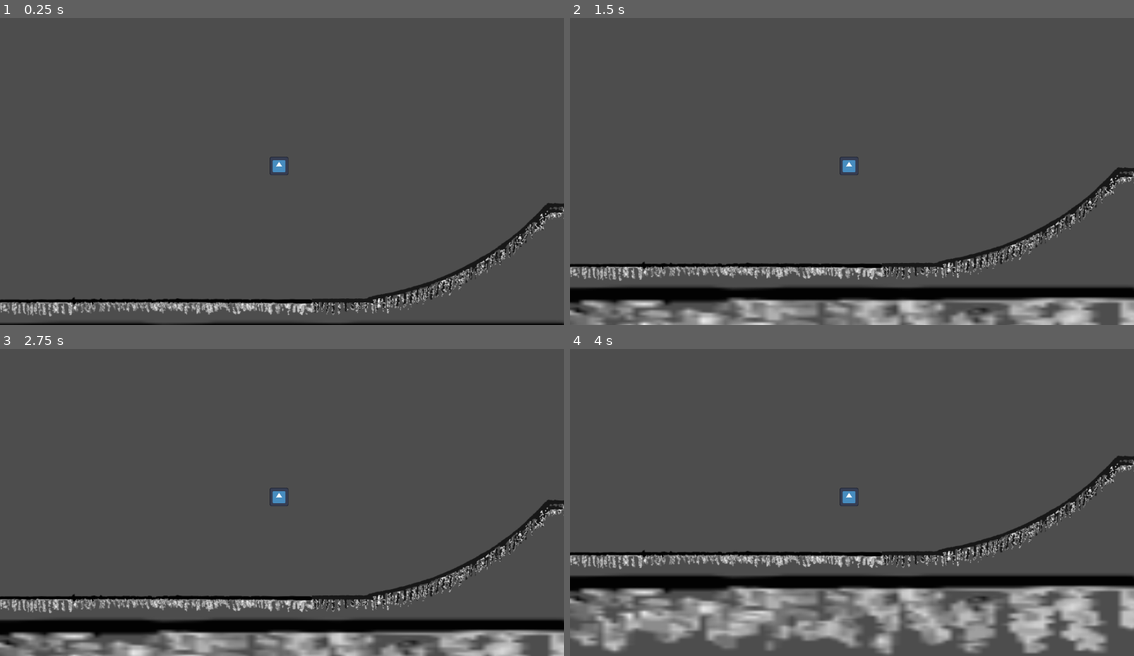
Above: before the commit, frames 1-4 (two rows, left to right).
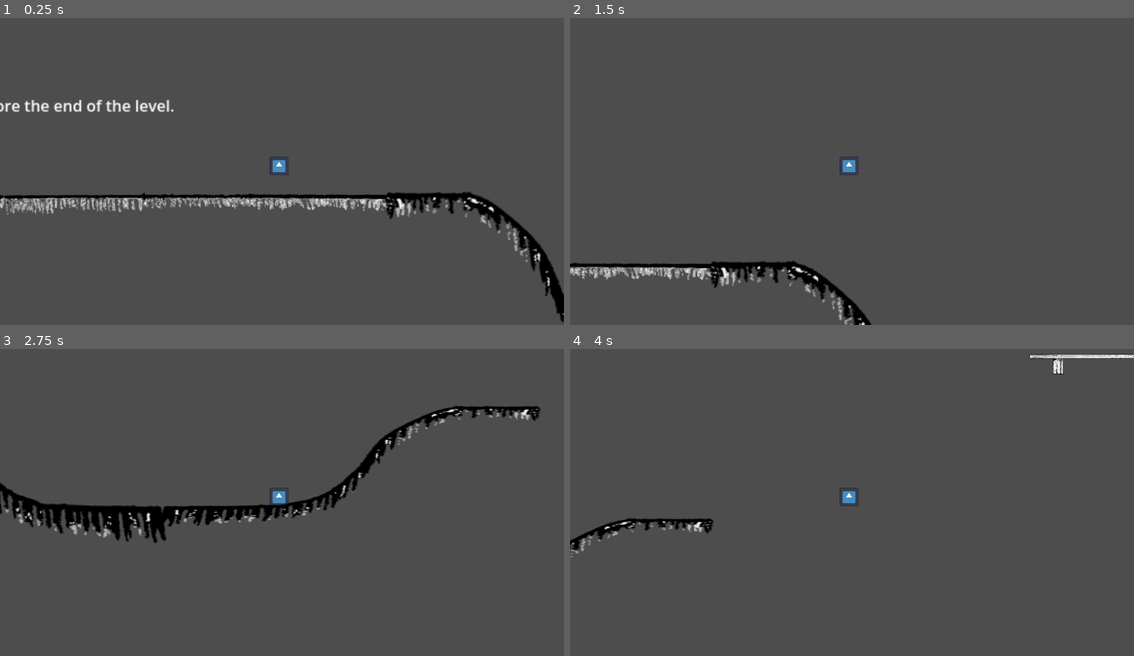
Above: after the commit, the same moments.

Repository: MythicFusion/Skateboard_Grandpa
Game: Godot game, scene res://Overworld/overworld.tscn
The game is run twice, just before and just after one commit, with the same random seed, the same clock (stepped at 60 frames per second) and the same inputs. The engine's default icon, where the game draws it, is replaced by a stand-in: a white triangle on a blue panel in a dark square.
Inputs:
- Up to frame 1 (0.25 s): no input
- Up to frame 2 (1.5 s): tap X (trick) at 0.5, 0.8, 1.25, 1.35 s; tap Z (boost) at 0.6 s; tap Space (jump) at 0.77, 1.07 s
- Up to frame 3 (2.75 s): tap Space (jump) at 1.52, 1.55, 1.82, 2.1 s; tap X (trick) at 2 s; tap Z (boost) at 2.3 s
- Up to frame 4 (4 s): tap X (trick) at 2.75, 3.05, 3.5, 3.6 s; tap Z (boost) at 2.85 s; tap Space (jump) at 3.02, 3.32, 3.77, 3.8 s

The runs differ from the first frame. In frame 1, 8.9% of the frame differs, in the area x 0-100%, y 26-100%; in frame 2, 13%; in frame 3, 17%; in frame 4, 22%, in the area x 0-100%, y 1-100%.

Commit message:
Added rolling and rail grind sfx. Started on tutorial (and probably only) level design

Diff:
--- a/Level_Design_Objects/Scenes/fourth_pipe.tscn
+++ b/Level_Design_Objects/Scenes/fourth_pipe.tscn
@@ -1,7 +1,8 @@
 [gd_scene format=3 uid="uid://bffrfxu130d8i"]
 
 [ext_resource type="Script" uid="uid://bvnkep7w8wwjd" path="res://Level_Design_Objects/Scripts/fourth_pipe.gd" id="1_1bnas"]
-[ext_resource type="Texture2D" uid="uid://das3mw1slhaxp" path="res://Assets/A_Environment_Album/E_Fourthpipe.png" id="2_8qyyh"]
+[ext_resource type="Texture2D" uid="uid://das3mw1slhaxp" path="res://Art_Assets/A_Environment_Album/E_Fourthpipe.png" id="2_8qyyh"]
+[ext_resource type="PackedScene" uid="uid://dse8tsnr01rf3" path="res://Level_Design_Objects/Scenes/ramp_jump.tscn" id="3_8qyyh"]
 
 [node name="Fourth_Pipe" type="StaticBody2D" unique_id=833572789]
 script = ExtResource("1_1bnas")
@@ -11,3 +12,9 @@
 
 [node name="CollisionPolygon2D" type="CollisionPolygon2D" parent="." unique_id=1561660241]
 polygon = PackedVector2Array(-310, 84, -192, 84, -107, 65, -28, 40, 66, -5, 149, -62, 221, -131, 306, -131, 306, 106, -310, 106)
+
+[node name="Ramp_Jump" parent="." unique_id=611429648 instance=ExtResource("3_8qyyh")]
+position = Vector2(144, -74)
+rotation = -0.78273314
+scale = Vector2(2, 2)
+jump_boost = -200.0
--- a/Level_Design_Objects/Scenes/half_pipe.tscn
+++ b/Level_Design_Objects/Scenes/half_pipe.tscn
@@ -1,7 +1,7 @@
 [gd_scene format=3 uid="uid://cd16607u4oejx"]
 
 [ext_resource type="Script" uid="uid://1hbpo2dboaph" path="res://Level_Design_Objects/Scripts/half_pipe.gd" id="1_wetbp"]
-[ext_resource type="Texture2D" uid="uid://sr1jkggwvyjk" path="res://Assets/A_Environment_Album/E_Halfpipe.png" id="1_x5u00"]
+[ext_resource type="Texture2D" uid="uid://sr1jkggwvyjk" path="res://Art_Assets/A_Environment_Album/E_Halfpipe.png" id="1_x5u00"]
 
 [sub_resource type="PhysicsMaterial" id="PhysicsMaterial_wetbp"]
 
--- a/Level_Design_Objects/Scenes/ramp_jump.tscn
+++ b/Level_Design_Objects/Scenes/ramp_jump.tscn
@@ -12,19 +12,16 @@
 
 [node name="Ramp_Jump" type="Node2D" unique_id=611429648]
 script = ExtResource("1_wtcfe")
-points_given = null
-jump_boost = null
-sweet_spot_points_given = null
-sweet_spot_jump_boost = null
+jump_boost = -200.0
 
-[node name="Ramp_Jump_Area" type="Area2D" parent="." unique_id=669435808]
+[node name="Ramp_Jump_Area" type="Area2D" parent="." unique_id=170565878]
 script = ExtResource("2_0e48y")
 
 [node name="CollisionShape2D" type="CollisionShape2D" parent="Ramp_Jump_Area" unique_id=1877130600]
 position = Vector2(18.75, 0)
 shape = SubResource("RectangleShape2D_y32ns")
 
-[node name="Ramp_Sweet_Spot_Area" type="Area2D" parent="." unique_id=158155311]
+[node name="Ramp_Sweet_Spot_Area" type="Area2D" parent="." unique_id=2105451341]
 script = ExtResource("3_epypp")
 
 [node name="CollisionShape2D" type="CollisionShape2D" parent="Ramp_Sweet_Spot_Area" unique_id=232376365]
--- a/Level_Design_Objects/Scenes/short_rail.tscn
+++ b/Level_Design_Objects/Scenes/short_rail.tscn
@@ -8,6 +8,8 @@
 size = Vector2(890, 20)
 
 [node name="Short_Rail" type="StaticBody2D" unique_id=462810062]
+collision_layer = 4
+collision_mask = 5
 script = ExtResource("1_yxb2e")
 
 [node name="ERail" type="Sprite2D" parent="." unique_id=1684557612]
--- a/Level_Design_Objects/Scripts/ramp_jump.gd
+++ b/Level_Design_Objects/Scripts/ramp_jump.gd
@@ -19,13 +19,12 @@
 var ramp_jump_length:float
 var ramp_sweet_spot_length:float
 
-func _ready() -> void:
+func _process(delta: float) -> void:
 	ramp_jump.points_given = points_given
 	ramp_jump.jump_boost = jump_boost
 	ramp_sweet_spot.points_given = sweet_spot_points_given
 	ramp_sweet_spot.jump_boost = sweet_spot_jump_boost
 
-func _process(delta: float) -> void:
 	ramp_jump_length = (1 - sweet_spot_percent) * length
 	ramp_sweet_spot_length = sweet_spot_percent * length
 
--- a/Level_Design_Objects/Scripts/ramp_jump_area.gd
+++ b/Level_Design_Objects/Scripts/ramp_jump_area.gd
@@ -1,3 +1,4 @@
+@tool
 extends Area2D
 
 var points_given: int
--- a/Level_Design_Objects/Scripts/ramp_sweet_spot_area.gd
+++ b/Level_Design_Objects/Scripts/ramp_sweet_spot_area.gd
@@ -1,3 +1,4 @@
+@tool
 extends Area2D
 
 var points_given: int
--- a/Overworld/overworld.tscn
+++ b/Overworld/overworld.tscn
@@ -5,14 +5,18 @@
 [ext_resource type="PackedScene" uid="uid://dse8tsnr01rf3" path="res://Level_Design_Objects/Scenes/ramp_jump.tscn" id="2_mwgaf"]
 [ext_resource type="PackedScene" uid="uid://cexkloeuuima4" path="res://Level_Design_Objects/Scenes/ground.tscn" id="4_begid"]
 [ext_resource type="PackedScene" uid="uid://bffrfxu130d8i" path="res://Level_Design_Objects/Scenes/fourth_pipe.tscn" id="5_h6jj6"]
-[ext_resource type="PackedScene" uid="uid://cd16607u4oejx" path="res://Level_Design_Objects/Scenes/half_pipe.tscn" id="6_h2pad"]
+[ext_resource type="PackedScene" uid="uid://p8tj1nc1w5s8" path="res://Level_Design_Objects/Scenes/smooth_ramp_2.tscn" id="6_h2pad"]
+[ext_resource type="PackedScene" uid="uid://bp26qrigt5t2j" path="res://Level_Design_Objects/Scenes/short_rail.tscn" id="7_hob5j"]
 
-[sub_resource type="PhysicsMaterial" id="PhysicsMaterial_alffl"]
+[sub_resource type="LabelSettings" id="LabelSettings_h2pad"]
+
+[sub_resource type="LabelSettings" id="LabelSettings_hob5j"]
 
 [node name="Overworld" type="Node2D" unique_id=1487637528]
 
 [node name="CharacterBody2D" parent="." unique_id=1013021800 instance=ExtResource("1_7v4f2")]
-position = Vector2(110, 327)
+position = Vector2(6393, 238)
+friction = 30
 
 [node name="Camera2D" type="Camera2D" parent="CharacterBody2D" unique_id=1234551943]
 position = Vector2(3, 1)
@@ -25,60 +29,141 @@
 
 [node name="Ground" parent="." unique_id=1983072649 instance=ExtResource("4_begid")]
 position = Vector2(-47, 486)
-scale = Vector2(1.9511365, 1.9511365)
+scale = Vector2(1.998, 1.998)
+
+[node name="Fourth_Pipe" parent="." unique_id=833572789 instance=ExtResource("5_h6jj6")]
+position = Vector2(2505, 441)
+scale = Vector2(0.45135602, 0.45135602)
+
+[node name="Ground2" parent="." unique_id=1656742075 instance=ExtResource("4_begid")]
+position = Vector2(347, 486)
+scale = Vector2(1.998202, 1.998202)
+
+[node name="Ground3" parent="." unique_id=1208552020 instance=ExtResource("4_begid")]
+position = Vector2(1380, 487)
+scale = Vector2(1.998, 1.998)
+
+[node name="Ground4" parent="." unique_id=935761123 instance=ExtResource("4_begid")]
+position = Vector2(1774, 487)
+scale = Vector2(1.998, 1.998)
+
+[node name="Ground5" parent="." unique_id=868793423 instance=ExtResource("4_begid")]
+position = Vector2(742, 486)
+scale = Vector2(1.998, 1.998)
+
+[node name="Tutorial1" type="Label" parent="." unique_id=1023143211]
+offset_left = -254.0
+offset_top = 382.0
+offset_right = -39.0
+offset_bottom = 405.0
+text = "Use Boost (Z) to go forward."
+
+[node name="Label" type="Label" parent="." unique_id=1813361420]
+offset_left = 281.0
+offset_top = 384.0
+offset_right = 529.0
+offset_bottom = 407.0
+text = "Press Jump (Space) to clear gaps."
+label_settings = SubResource("LabelSettings_h2pad")
+
+[node name="Label2" type="Label" parent="." unique_id=434749606]
+offset_left = 2823.0
+offset_top = 226.0
+offset_right = 3071.0
+offset_bottom = 275.0
+text = "Press Jump close ramp edges to earn points and a jump boost."
+label_settings = SubResource("LabelSettings_hob5j")
+
+[node name="Ground6" parent="." unique_id=402811105 instance=ExtResource("4_begid")]
+position = Vector2(2168.0002, 487)
+scale = Vector2(1.998, 1.998)
+
+[node name="Ground7" parent="." unique_id=194108239 instance=ExtResource("4_begid")]
+position = Vector2(3902, 293)
+scale = Vector2(1.998, 1.998)
+
+[node name="Ground8" parent="." unique_id=1119778499 instance=ExtResource("4_begid")]
+position = Vector2(2840, 390)
+scale = Vector2(1.998, 1.998)
+
+[node name="Ground9" parent="." unique_id=1014927855 instance=ExtResource("4_begid")]
+position = Vector2(3234, 390)
+scale = Vector2(1.998, 1.998)
+
+[node name="Fourth_Pipe4" parent="." unique_id=1871178357 instance=ExtResource("5_h6jj6")]
+position = Vector2(3571, 344)
+scale = Vector2(0.451, 0.451)
+
+[node name="Label3" type="Label" parent="." unique_id=721044146]
+offset_left = 3747.0
+offset_top = 12.0
+offset_right = 4034.0
+offset_bottom = 35.0
+text = "Press (X) when landing to earn points."
+
+[node name="Ground10" parent="." unique_id=787162389 instance=ExtResource("4_begid")]
+position = Vector2(4296, 293)
+scale = Vector2(1.998, 1.998)
+
+[node name="Ground11" parent="." unique_id=1091599928 instance=ExtResource("4_begid")]
+position = Vector2(4690, 293)
+scale = Vector2(1.998, 1.998)
+
+[node name="Label4" type="Label" parent="." unique_id=1666072249]
+offset_left = 4043.0
+offset_top = 182.0
+offset_right = 4448.0
+offset_bottom = 205.0
+text = "Pressing (X) when landing on rails gives more points."
+
+[node name="Short_Rail3" parent="." unique_id=551250496 instance=ExtResource("7_hob5j")]
+position = Vector2(5049.9995, 219.00002)
+scale = Vector2(0.171, 0.171)
+
+[node name="Short_Rail2" parent="." unique_id=1105664594 instance=ExtResource("7_hob5j")]
+position = Vector2(4898, 219.00002)
+scale = Vector2(0.171, 0.171)
+
+[node name="Short_Rail4" parent="." unique_id=1330492953 instance=ExtResource("7_hob5j")]
+position = Vector2(5202, 219)
+scale = Vector2(0.171, 0.171)
+
+[node name="Ground12" parent="." unique_id=474078521 instance=ExtResource("4_begid")]
+position = Vector2(5521, 290)
+scale = Vector2(1.998, 1.998)
+
+[node name="Ground13" parent="." unique_id=806194422 instance=ExtResource("4_begid")]
+position = Vector2(5915, 290)
+scale = Vector2(1.998, 1.998)
+
+[node name="Label5" type="Label" parent="." unique_id=1846876017]
+offset_left = 5836.0
+offset_top = 179.0
+offset_right = 6287.0
+offset_bottom = 202.0
+text = "Earn as many point as possible before the end of the level."
+
+[node name="Ground14" parent="." unique_id=1683803972 instance=ExtResource("4_begid")]
+position = Vector2(6309.0005, 290)
+scale = Vector2(1.998, 1.998)
+
+[node name="Smooth_Ramp_2" parent="." unique_id=455641352 instance=ExtResource("6_h2pad")]
+position = Vector2(6696, 422)
+scale = Vector2(-1, 1)
+
+[node name="Smooth_Ramp_3" parent="." unique_id=1647609453 instance=ExtResource("6_h2pad")]
+position = Vector2(7078, 441)
+scale = Vector2(1, 0.554)
 
 [node name="Ramp_Jump" parent="." unique_id=611429648 instance=ExtResource("2_mwgaf")]
-position = Vector2(349.99997, 405.99997)
-rotation = -0.7993608
-scale = Vector2(0.8385682, 0.8385682)
-points_given = 5
-jump_boost = -75.0
-sweet_spot_points_given = 10
-sweet_spot_jump_boost = -90.0
+position = Vector2(7089.0005, 407.99982)
+rotation = -0.5483787
+scale = Vector2(2.1352086, 1.5102085)
 
-[node name="Fourth_Pipe" parent="." unique_id=833572789 instance=ExtResource("5_h6jj6")]
-position = Vector2(285, 441)
-scale = Vector2(0.45135602, 0.45135602)
+[node name="Short_Rail" parent="." unique_id=462810062 instance=ExtResource("7_hob5j")]
+position = Vector2(7674, 198.99998)
+scale = Vector2(0.171, 0.171)
 
-[node name="Fourth_Pipe2" parent="." unique_id=1399069191 instance=ExtResource("5_h6jj6")]
-position = Vector2(742.99994, 440.99997)
-scale = Vector2(-0.457854, 0.457854)
-
-[node name="Half_Pipe" parent="." unique_id=1542110678 instance=ExtResource("6_h2pad")]
-position = Vector2(1061, 370)
-scale = Vector2(0.62265366, 0.62265366)
-
-[node name="Ground2" parent="." unique_id=1656742075 instance=ExtResource("4_begid")]
-position = Vector2(1904, 157)
-scale = Vector2(1.998202, 1.998202)
-
-[node name="Fourth_Pipe3" parent="." unique_id=1317642028 instance=ExtResource("5_h6jj6")]
-position = Vector2(2235, 206.00003)
-scale = Vector2(-0.436, 0.436)
-
-[node name="Ramp_Jump2" parent="." unique_id=511675871 instance=ExtResource("2_mwgaf")]
-position = Vector2(1182.0001, 279.00003)
-rotation = -1.4556046
-scale = Vector2(0.8016933, 0.8016933)
-points_given = 15
-jump_boost = -75.0
-sweet_spot_points_given = 10
-sweet_spot_jump_boost = -90.0
-
-[node name="Ground3" parent="." unique_id=2046005936 instance=ExtResource("4_begid")]
-position = Vector2(2172, 533)
-scale = Vector2(24.580553, 8.300254)
-
-[node name="Half_Pipe2" parent="." unique_id=1229500806 instance=ExtResource("6_h2pad")]
-position = Vector2(2549, 374)
-scale = Vector2(-0.623, 0.623)
-
-[node name="StaticBody2D" type="StaticBody2D" parent="." unique_id=271425924]
-visible = false
-position = Vector2(-1266, -183)
-physics_material_override = SubResource("PhysicsMaterial_alffl")
-
-[node name="CollisionPolygon2D" type="CollisionPolygon2D" parent="StaticBody2D" unique_id=10674902]
-position = Vector2(439, 152)
-build_mode = 1
-polygon = PackedVector2Array(-18, -84, 25, 17, 42, 34, 58, 40, 178, 41, 218, 17, 241, -2, 269, -38, 297, -15, 307, 60, 242, 111, 191, 119, -1, 122)
+[node name="Short_Rail5" parent="." unique_id=1102172203 instance=ExtResource("7_hob5j")]
+position = Vector2(7964, 125)
+scale = Vector2(0.171, 0.171)
--- a/Player/Scripts/air_state.gd
+++ b/Player/Scripts/air_state.gd
@@ -5,6 +5,7 @@
 
 func enter() -> void:
 	parent.rotation_degrees = 0
+	parent.current_sfx.stop()
 
 func process_input(event: InputEvent) -> State:
 	if Input.is_action_just_pressed("trick"):
@@ -12,6 +13,8 @@
 	return null
 
 func process_physics(delta: float) -> State:
+	if !parent.edge_ray.enabled:
+		parent.edge_ray.enabled = true
 	if !parent.is_on_floor():
 		parent.velocity.y += parent.gravity * delta
 	else:
--- a/Player/Scripts/grandpa.gd
+++ b/Player/Scripts/grandpa.gd
@@ -4,8 +4,12 @@
 @export var speed = 300.0
 @export var jump_speed = -400.0
 @export var boost_speed = 300
+@export var max_speed = 450
+
+@export var rail_speed = 200
+@onready var increase_rail_speed = false
 @export var gravity = 400.0
-@export var friction = 200
+@export var friction = 90
 @onready var snap_length = floor_snap_length
 @onready var prev_velocity = Vector2(0,0)
 @onready var acceleration:Vector2 = Vector2(0,0)
@@ -21,10 +25,16 @@
 @onready var land_trick_added_points: int = 5
 @onready var state_machine = $state_machine
 
+@onready var rolling_sfx = $Rolling_SFX
+@onready var rail_grind_sfx = $Rial_Grind_SFX
+@onready var current_sfx = $Rolling_SFX
+
 func _ready() -> void:
 	current_jump_speed = jump_speed
 	floor_stop_on_slope = false
 	state_machine.init(self)
+	rolling_sfx.stream = preload("uid://gke0r64lwt5v")
+	rail_grind_sfx.stream = preload("uid://opw080qtj0af")
 
 func _unhandled_input(event: InputEvent) -> void:
 	state_machine.process_input(event)
@@ -51,9 +61,22 @@
 	land_trick_area_ground_type = body.ground_type
 	if land_trick_area_ground_type == "GROUND":
 		added_points = land_trick_added_points
+		current_sfx.stop()
+		current_sfx = rolling_sfx
+		set_collision_mask_value(3, false)
 	if land_trick_area_ground_type == "RAIL":
+		increase_rail_speed = true
 		added_points = int(land_trick_added_points * 1.5)
+		set_collision_mask_value(3, true)
+		current_sfx.stop()
+		current_sfx = rail_grind_sfx
 
 
 func _on_land_trick_area_body_exited(body: Node2D) -> void:
+	land_trick_area_ground_type = body.ground_type
+	increase_rail_speed = false
 	added_points = 0
+	if land_trick_area_ground_type == "RAIL":
+		print("exit")
+	if velocity.y > 0:
+		set_collision_mask_value(3, false)
--- a/Player/Scripts/ground_state.gd
+++ b/Player/Scripts/ground_state.gd
@@ -12,7 +12,10 @@
 func process_input(event: InputEvent) -> State:
 	#Boost Action
 	if Input.is_action_just_pressed("boost"):
-		parent.velocity.x += parent.boost_speed
+		if parent.velocity.length() < parent.max_speed:
+			parent.velocity.x += parent.boost_speed
+		if parent.velocity.length() > parent.max_speed:
+			parent.velocity.x = parent.max_speed
 
 	#Jump Action
 	if Input.is_action_just_pressed("jump"):
@@ -27,6 +30,11 @@
 	if !parent.is_on_floor():
 		return air_state
 
+	if (!parent.current_sfx.playing and abs(parent.velocity.x) != 0):
+		parent.current_sfx.play()
+	elif (abs(parent.velocity.x) == 0):
+		parent.current_sfx.stop()
+
 	#Gets the current slope's direction vector
 	var normal = parent.raycast.get_collision_normal()
 	var direction = normal.orthogonal()
@@ -40,8 +48,15 @@
 	parent.acceleration.x = normal.x * parent.gravity * delta
 	parent.acceleration.y = direction.y * parent.gravity * delta
 	parent.velocity += parent.acceleration
+	if parent.velocity.x > 0:
+		parent.velocity.x += -parent.friction * delta
+	elif parent.velocity.x < 0:
+		parent.velocity.x += parent.friction * delta
 	#if (direction.angle() > 0):
 		#parent.velocity.x += -direction.x * parent.friction * delta
+
+	if parent.increase_rail_speed and parent.velocity.y >= 0:
+		parent.velocity.x = parent.velocity.x * 0.25 + parent.rail_speed
 
 	#Makes sure the player is always oriented along the slope
 	var surface_angle = normal.angle()*180/PI
@@ -50,10 +65,10 @@
 	prev_angle = parent.rotation_degrees
 
 	#Allows the player to properly slide off ramps when not jumping
-	if !parent.edge_ray.is_colliding() and parent.edge_ray.enabled:
-		parent.edge_ray.enabled = false
-		parent.floor_snap_length = 0.0
-		parent.velocity += 90.0 * -direction
+	#if !parent.edge_ray.is_colliding() and parent.edge_ray.enabled and parent.velocity.y < 0:
+		#parent.edge_ray.enabled = false
+		#parent.floor_snap_length = 0.0
+		#parent.velocity.y += -110.0
 	parent.move_and_slide()
 	return null
 
--- a/Player/Scripts/state_machine.gd
+++ b/Player/Scripts/state_machine.gd
@@ -14,7 +14,6 @@
 		current_state.exit()
 
 	current_state = next_state
-	print(current_state)
 	current_state.enter()
 
 func process_input(event: InputEvent) -> void:
--- a/Player/grandpa.tscn
+++ b/Player/grandpa.tscn
@@ -14,6 +14,12 @@
 [sub_resource type="RectangleShape2D" id="RectangleShape2D_cu38i"]
 size = Vector2(20, 19.5)
 
+[sub_resource type="AudioStreamWAV" id="AudioStreamWAV_5oiem"]
+loop_mode = 1
+
+[sub_resource type="AudioStreamWAV" id="AudioStreamWAV_4gnhy"]
+loop_mode = 1
+
 [node name="Grandpa" type="CharacterBody2D" unique_id=1013021800]
 collision_layer = 0
 floor_max_angle = 1.553343
@@ -21,7 +27,7 @@
 script = ExtResource("1_0l84m")
 jump_speed = -300.0
 gravity = 500.0
-friction = 300
+friction = 45
 
 [node name="Sprite2D" type="Sprite2D" parent="." unique_id=827406517]
 scale = Vector2(0.15, 0.15)
@@ -32,6 +38,7 @@
 
 [node name="RayCast2D" type="RayCast2D" parent="." unique_id=1657610498]
 target_position = Vector2(0, 25)
+collision_mask = 5
 
 [node name="state_machine" type="Node" parent="." unique_id=460826164 node_paths=PackedStringArray("starting_state")]
 script = ExtResource("3_5mhso")
@@ -55,18 +62,26 @@
 debug_color = Color(0.33885375, 0.62195224, 1.1551381e-06, 0.41960785)
 
 [node name="Edge_Ray" type="RayCast2D" parent="." unique_id=506611083]
-position = Vector2(12, 1)
-target_position = Vector2(0, 53)
+position = Vector2(14, 1)
+target_position = Vector2(0, 16)
+collision_mask = 5
 
 [node name="Land_Trick_Area" type="Area2D" parent="." unique_id=314738042]
 position = Vector2(0, 13)
 collision_layer = 0
+collision_mask = 5
 
 [node name="CollisionShape2D" type="CollisionShape2D" parent="Land_Trick_Area" unique_id=2103281117]
 position = Vector2(0, 4.25)
 shape = SubResource("RectangleShape2D_cu38i")
 debug_color = Color(0.7364422, 0.42088786, 0.066847675, 0.41960785)
 
+[node name="Rolling_SFX" type="AudioStreamPlayer" parent="." unique_id=922540163]
+stream = SubResource("AudioStreamWAV_5oiem")
+
+[node name="Rial_Grind_SFX" type="AudioStreamPlayer" parent="." unique_id=1582180169]
+stream = SubResource("AudioStreamWAV_4gnhy")
+
 [connection signal="area_entered" from="Jump_Trick_Area" to="." method="_on_jump_trick_area_entered"]
 [connection signal="area_exited" from="Jump_Trick_Area" to="." method="_on_jump_trick_area_exited"]
 [connection signal="body_entered" from="Land_Trick_Area" to="." method="_on_land_trick_area_body_entered"]
Not shown, added: SFX/Rail Sound.wav.import
Not shown, added: SFX/Rolling Sound.wav.import
Not shown, added: export_presets.cfg
Not shown, added: SFX/Rail Sound.wav
Not shown, added: SFX/Rolling Sound.wav
